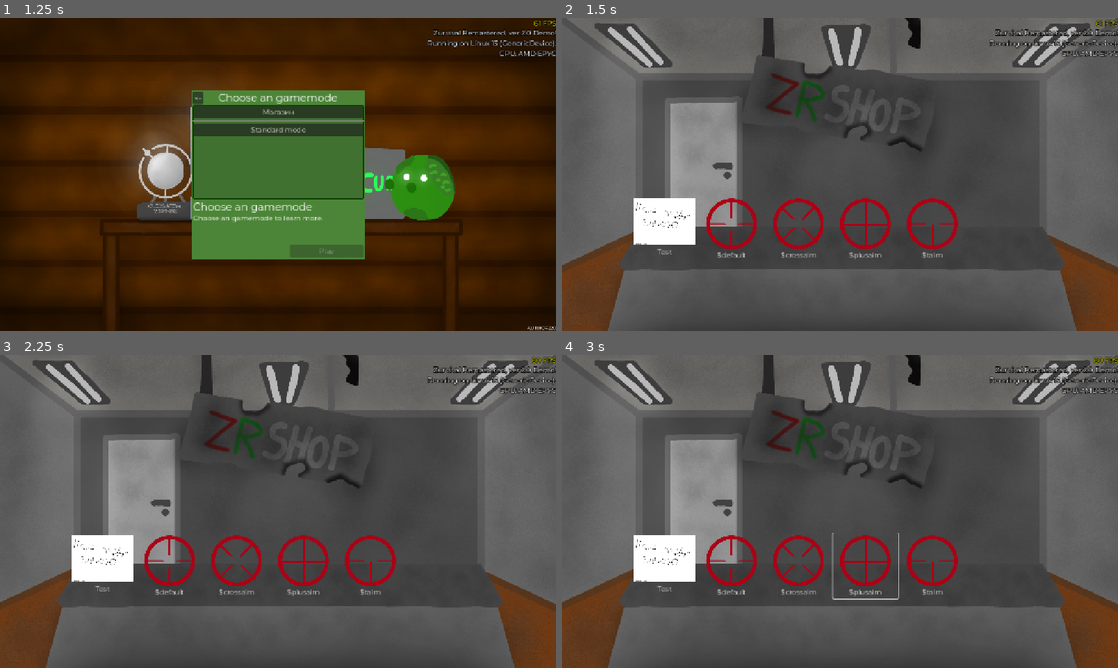
Above: before the commit, frames 1-4 (two rows, left to right).
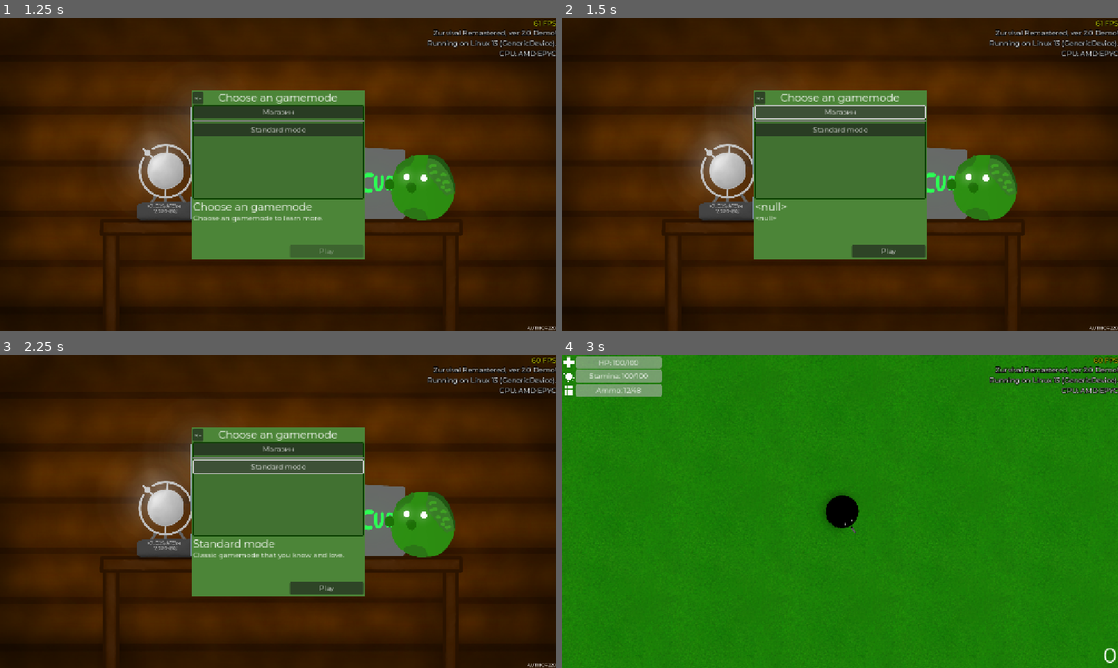
Above: after the commit, the same moments.

Repository: klodskateam/zurvival-remastered
Game: Godot game, scene res://menu.tscn
Two runs of this game, one before a commit and one after it. Both use one fixed random seed, a clock stepped at 60 frames per second and the inputs below.
Inputs (mouse positions are in pixels of both pictures, inside the frame that each line leads up to):
- Up to frame 1 (1.25 s): click "Play" at 0.5 s
- Up to frame 2 (1.5 s): click "Магазин" at 1.25 s
- Up to frame 3 (2.25 s): click (278, 467) at 2 s, where only the run after the commit has a clickable "Standard mode"
- Up to frame 4 (3 s): click (890, 586) at 2.75 s, where only the run after the commit has a clickable "Play"

Frame 1 is identical in both runs. In frame 2, 98% of the frame differs, in the area x 0-100%, y 0-100%; in frame 3, 98%; in frame 4, 99%.
Error in both runs: Invalid type in function 'set_locale' in base 'TranslationServer'. Cannot convert argument 1 from Nil to String. (res://global.gd:24)

Commit message:
Обновление переводов и фиксы

Diff:
--- a/Translation/translations.csv
+++ b/Translation/translations.csv
@@ -23,5 +23,5 @@
 $placeholdergmdesc,Choose an gamemode to learn more.,Выберите режим чтобы узнать больше,,,,"Valitse pelin, että saa lisää tietoa.",
 $gamemodeselect,Choose an gamemode,Выберите режим,,,,Valitse pelin,
 $standardmodename,Standard mode,Стандартный режим,,,,Tavallinen peli,
-$standardmodedesc,"It's just the same old standard mode, what else to say about it?","Самый стандартный режим, что ещё говорить?",,,,"Samanlainen ja tiety tavallinen peli, voikko tästä sanoa mitään?",
+$standardmodedesc,Classic gamemode that you know and love.,"Самый стандартный режим, что ещё говорить?",,,,Klassikko! Tavallinen peli.,
 $moderror,Mod error!,Ошибка мода!,,,,Mod:isä tapahtui virhe!,
--- a/buttongamemode.gd
+++ b/buttongamemode.gd
@@ -6,7 +6,7 @@
 var GMDESC = null
 
 func _on_pressed() -> void:
-	get_tree().change_scene_to_file(SCENE)
+#	get_tree().change_scene_to_file(SCENE)
 
 	# ну ваще тут можно было это всё в функцию передать но я осознал это только сейчас лол (а переделовать лень😭😭😭)
 
--- a/ui.tscn
+++ b/ui.tscn
@@ -36,7 +36,7 @@
 offset_left = 30.0
 offset_top = 66.0
 offset_right = 230.0
-offset_bottom = 93.0
+offset_bottom = 95.0
 theme = ExtResource("1_3mkkl")
 max_value = 12.0
 value = 12.0
@@ -46,7 +46,7 @@
 layout_mode = 0
 offset_top = 2.0
 offset_right = 200.0
-offset_bottom = 25.0
+offset_bottom = 27.0
 theme = ExtResource("1_3mkkl")
 text = "Пули: 12/12"
 horizontal_alignment = 1
